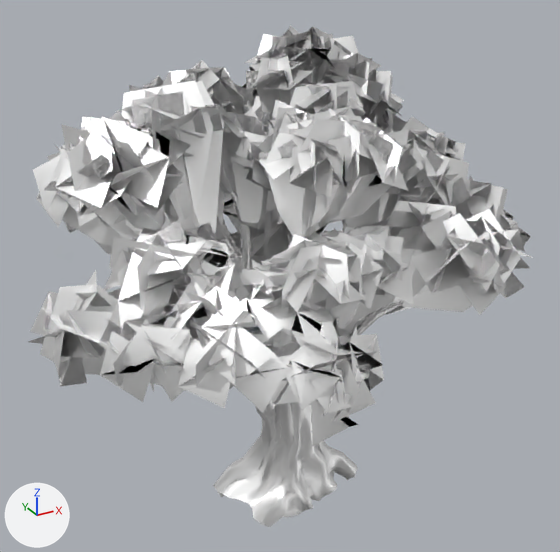
Before and after pictures for a commit that changed the glTF model mods/Realistic Foliage/Assets_Source/Models/yew_01.glb.
Both versions are drawn from a 50 mm lens placed at (-5.08, -9.08, 8.19), pointed at (-0.08, 0.02, 3.64). Every picture has the same lights, and +X, +Y and +Z are marked at lower left. Objects named as collision shapes, trigger or cutter boxes, shadow casters or lower levels of detail are left out. Where no turn or scale is listed for an object, it has been applied to the vertices. Vertices at the same position are counted once.

Names of what the first picture shows: 'yew_01_LOD0'.
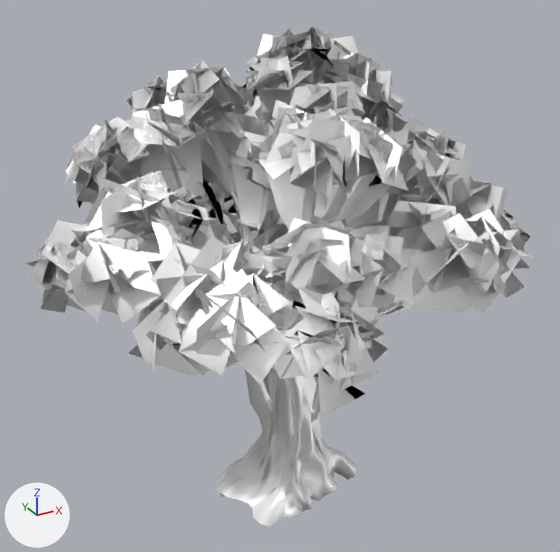
The change, as a diff of the scene's bpy script:
```diff
--- a/mods/Realistic Foliage/Assets_Source/Models/yew_01.glb.py
+++ b/mods/Realistic Foliage/Assets_Source/Models/yew_01.glb.py
@@ me_yew_01_lod0 @@
-me_yew_01_lod0.from_pydata(...)  # 11105 vertices, 9117 faces; spans x -3.81..3.41, y -3.44..3.31, z -0.35..7.03
+me_yew_01_lod0.from_pydata(...)  # 9795 vertices, 8101 faces; spans x -3.48..3.41, y -3.25..3.31, z -0.35..7.03
+# me_yew_01_lod0 part 1: the loose piece of 8 vertices spanning x -1.33..-0.78, y -1.81..-1.16, z 3.0..3.63 is multiplied about its middle by the matrix ((0.991, 0.034, 0.088), (-0.037, 0.995, 0.029), (-0.087, -0.032, 0.992)), then moved by (0.1, 0.13, 0.12)
+# me_yew_01_lod0 part 2: the loose piece of 8 vertices spanning x -1.04..-0.49, y -1.83..-0.91, z 2.76..3.55 is multiplied about its middle by the matrix ((0.994, -0.052, -0.015), (0.053, 0.989, 0.091), (0.01, -0.092, 0.991)), then moved by (0.08, 0.13, 0.1)
+# me_yew_01_lod0 part 3: the loose piece of 8 vertices spanning x -1.12..-0.68, y -1.9..-1.18, z 3.0..3.59 is multiplied about its middle by the matrix ((0.998, -0.027, 0.04), (0.024, 0.995, 0.087), (-0.042, -0.086, 0.994)), then moved by (0.1, 0.14, 0.12)
+# me_yew_01_lod0 part 4: the loose piece of 8 vertices spanning x -2.62..-1.2, y -1.97..-1.49, z 3.22..4.92 is multiplied about its middle by the matrix ((0.997, 0.035, 0.062), (-0.036, 0.999, 0.019), (-0.061, -0.022, 0.998)), then moved by (0.14, 0.18, 0.19)
+# me_yew_01_lod0 part 5: the loose piece of 8 vertices spanning x -2.42..-1.22, y -2.31..-1.18, z 3.27..4.68 is multiplied about its middle by the matrix ((0.997, 0.036, 0.064), (-0.037, 0.999, 0.019), (-0.064, -0.021, 0.998)), then moved by (0.13, 0.17, 0.18)
+# me_yew_01_lod0 part 6: the loose piece of 8 vertices spanning x -1.57..-0.73, y -2.01..-1.27, z 3.07..4.7 is multiplied about its middle by the matrix ((1.0, 0.02, 0.008), (-0.02, 1.0, 0.017), (-0.008, -0.017, 1.0)), then moved by (0.09, 0.14, 0.12)
+# me_yew_01_lod0 part 7: the loose piece of 8 vertices spanning x -2.51..-1.35, y -2.63..-1.66, z 3.26..4.55 is multiplied about its middle by the matrix ((0.995, 0.052, 0.081), (-0.055, 0.998, 0.026), (-0.079, -0.03, 0.996)), then moved by (0.12, 0.19, 0.22)
+# me_yew_01_lod0 part 8: the loose piece of 8 vertices spanning x -2.39..-1.35, y -2.85..-1.61, z 3.29..4.49 is multiplied about its middle by the matrix ((0.995, 0.051, 0.082), (-0.053, 0.998, 0.028), (-0.08, -0.032, 0.996)), then moved by (0.12, 0.18, 0.22)
+# me_yew_01_lod0 part 9: the loose piece of 8 vertices spanning x -1.16..-0.74, y -3.27..-1.69, z 2.99..4.28 is multiplied about its middle by the matrix ((0.999, -0.047, 0.017), (0.045, 0.996, 0.083), (-0.021, -0.082, 0.996)), then moved by (0.15, 0.16, 0.2)
+# me_yew_01_lod0 part 10: the loose piece of 8 vertices spanning x -1.53..-0.52, y -3.2..-1.71, z 3.14..4.0 is multiplied about its middle by the matrix ((0.999, -0.046, 0.018), (0.044, 0.995, 0.084), (-0.022, -0.083, 0.996)), then moved by (0.14, 0.15, 0.2)
+# me_yew_01_lod0 part 11: the loose piece of 8 vertices spanning x -0.63..-0.14, y -2.16..-1.14, z 2.89..4.77 is multiplied about its middle by the matrix ((0.997, -0.073, -0.013), (0.073, 0.997, 0.023), (0.012, -0.024, 1.0)), then moved by (0.1, 0.15, 0.1)
+# me_yew_01_lod0 part 12: the loose piece of 8 vertices spanning x -0.63..-0.14, y -2.16..-1.14, z 2.89..4.77 is multiplied about its middle by the matrix ((0.997, -0.073, -0.013), (0.073, 0.997, 0.023), (0.012, -0.024, 1.0)), then moved by (0.1, 0.15, 0.1)
+# me_yew_01_lod0 part 13: the loose piece of 54 vertices spanning x -2.09..-0.17, y -1.06..0.0, z 0.66..3.53 is rebuilt with 54 vertices and now spans x -2.01..-0.28, y -0.28..0.16, z 0.64..3.82
+# me_yew_01_lod0 part 14: the loose piece of 8 vertices spanning x -2.66..-1.58, y -0.93..0.17, z 4.57..6.09 is rebuilt with 8 vertices and now spans x -2.64..-1.73, y -0.93..0.11, z 3.74..5.54
+# me_yew_01_lod0 part 15: the loose piece of 8 vertices spanning x -3.04..-1.7, y -0.66..-0.06, z 4.65..6.26 is rebuilt with 8 vertices and now spans x -2.81..-1.68, y -0.69..-0.07, z 3.7..5.55
+# me_yew_01_lod0 part 16: 379 loose pieces with 2404 vertices, spanning x -3.81..2.51, y -3.44..1.87, z 2.85..6.68, are deleted
+# me_yew_01_lod0 part 17: 52 vertices moved from x -0.98..-0.08, y -2.02..-0.22, z 0.38..3.33 to x -0.87..-0.08, y -1.88..-0.21, z 0.36..3.5; 396 vertices removed from x -3.33..1.68, y -1.68..2.01, z 1.33..6.72; 1490 vertices added at x -3.48..2.51, y -3.25..2.24, z 1.33..6.71
+# me_yew_01_lod0 part 18: 635 kept faces spanning x -2.7..1.71, y -2.07..2.7, z -0.15..6.3 get new vertex colours
 me_yew_01_lod0.materials.append(mat_yew_branches_01_mat)
```

Changed parts and their boxes (x1, y1, x2, y2) in the pictures (560 x 552 px; the box of a moved part takes in the faces that stretch with it):
'yew_01_LOD0', reshaped: before (28, 25, 533, 527); after (26, 25, 533, 527)
part 1 of me_yew_01_lod0, moved or reshaped (not visible afterwards): before (264, 344, 283, 355)
part 2 of me_yew_01_lod0, moved or reshaped (not visible afterwards): before (276, 349, 295, 357)
part 3 of me_yew_01_lod0, moved or reshaped: before (273, 342, 298, 350); after (278, 327, 293, 330)
part 4 of me_yew_01_lod0, moved or reshaped: before (162, 261, 235, 328); after (166, 235, 239, 328)
part 5 of me_yew_01_lod0, moved or reshaped: before (172, 288, 226, 318); after (172, 258, 229, 290)
part 6 of me_yew_01_lod0, moved or reshaped: before (235, 269, 311, 345); after (238, 253, 309, 331)
part 7 of me_yew_01_lod0, moved or reshaped: before (196, 310, 257, 389); after (196, 282, 261, 368)
part 8 of me_yew_01_lod0, moved or reshaped: before (189, 320, 265, 378); after (195, 287, 266, 352)
part 9 of me_yew_01_lod0, moved or reshaped: before (322, 330, 339, 423); after (313, 303, 347, 394)
part 10 of me_yew_01_lod0, moved or reshaped: before (281, 364, 370, 381); after (285, 331, 375, 355)
part 11 of me_yew_01_lod0, moved or reshaped (not visible before): after (341, 239, 363, 303)
part 12 of me_yew_01_lod0, moved or reshaped (not visible afterwards): before (336, 255, 362, 329)
part 13 of me_yew_01_lod0, rebuilt: before (255, 400, 276, 447); after (245, 369, 273, 451)
part 14 of me_yew_01_lod0, rebuilt: before (138, 152, 181, 223); after (98, 176, 180, 243)
part 15 of me_yew_01_lod0, rebuilt (not visible before): after (101, 171, 153, 237)
part 16 of me_yew_01_lod0, deleted: before (28, 72, 384, 446)
part 17 of me_yew_01_lod0, built on: before (33, 47, 355, 473); after (26, 38, 387, 469)
part 18 of me_yew_01_lod0, recoloured: before (210, 95, 364, 426); after (65, 92, 364, 426)
